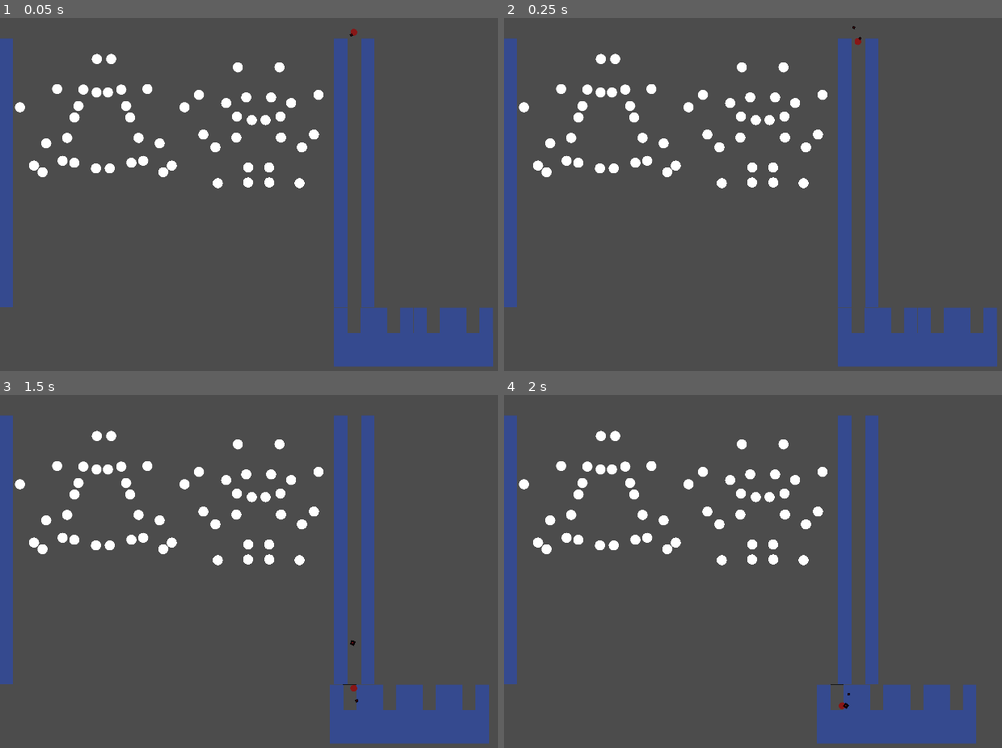
Above: before the commit, frames 1-4 (two rows, left to right).
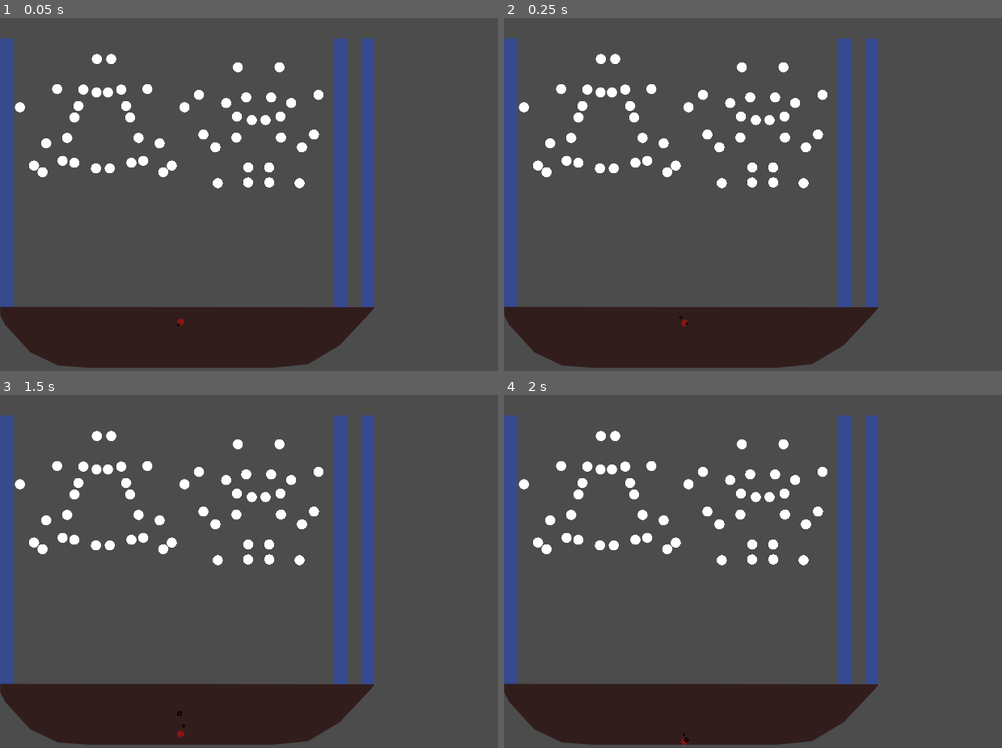
Above: after the commit, the same moments.

Repository: PaganSeaWitch/TechDemosForFunAndProfit
Game: Godot game, scene res://Scenes/plinko.tscn
Same seed, same stepped clock (60 frames per second), same inputs: the game is played once before the commit and once after it. The engine's default icon, where the game draws it, is replaced by a stand-in: a white triangle on a blue panel in a dark square.
Inputs (mouse positions are in pixels of both pictures, inside the frame that each line leads up to):
- Up to frame 1 (0.05 s): no input
- Up to frame 2 (0.25 s): no input
- Up to frame 3 (1.5 s): move the mouse to (253, 497) at 0.52 s; move the mouse to (249, 560) at 1.27 s
- Up to frame 4 (2 s): no input

The runs differ from the first frame. In frame 1, 15% of the frame differs, in the area x 0-100%, y 2-100%; in frame 2, 15%; in frame 3, 15%; in frame 4, 15%.

Commit message:
fixed issues

Diff:
--- /dev/null
+++ b/PARTICLES/GODOT/PARTICLES/BallCarrier.tscn
@@ -0,0 +1,33 @@
+[gd_scene load_steps=4 format=2]
+
+[ext_resource path="res://Wall.tscn" type="PackedScene" id=1]
+[ext_resource path="res://Scenes/BallCarrier.gd" type="Script" id=2]
+[ext_resource path="res://BallContainer.tscn" type="PackedScene" id=3]
+
+[node name="BallCarrier" type="Node2D" groups=[
+"BallCarrier",
+]]
+position = Vector2( 1193.41, 883.079 )
+script = ExtResource( 2 )
+__meta__ = {
+"_edit_group_": true
+}
+
+[node name="Wall3" type="StaticBody2D" parent="." instance=ExtResource( 1 )]
+position = Vector2( 36.4487, 134.246 )
+scale = Vector2( 23.7, 5 )
+__meta__ = {
+"_edit_group_": true
+}
+
+[node name="BallContainer4" type="Node2D" parent="." instance=ExtResource( 3 )]
+position = Vector2( -138.593, 4.71405 )
+
+[node name="BallContainer" type="Node2D" parent="." instance=ExtResource( 3 )]
+position = Vector2( -20.742, 4.714 )
+
+[node name="BallContainer2" type="Node2D" parent="." instance=ExtResource( 3 )]
+position = Vector2( 98.052, 4.714 )
+
+[node name="BallContainer3" type="Node2D" parent="." instance=ExtResource( 3 )]
+position = Vector2( 215.903, 4.714 )
--- a/PARTICLES/GODOT/PARTICLES/Scenes/Ball Scenes/Action Balls/ActionBall.tscn
+++ b/PARTICLES/GODOT/PARTICLES/Scenes/Ball Scenes/Action Balls/ActionBall.tscn
@@ -4,4 +4,6 @@
 [ext_resource path="res://Scripts/BallInheritenceTree/ActionBall.gd" type="Script" id=2]
 
 [node name="BALL" instance=ExtResource( 1 )]
+
+[node name="RigidBody2D" parent="." index="0"]
 script = ExtResource( 2 )
--- a/PARTICLES/GODOT/PARTICLES/Scenes/Ball Scenes/Action Balls/YellowPegBall.tscn
+++ b/PARTICLES/GODOT/PARTICLES/Scenes/Ball Scenes/Action Balls/YellowPegBall.tscn
@@ -4,4 +4,6 @@
 [ext_resource path="res://Scenes/Ball Scenes/BALL.tscn" type="PackedScene" id=2]
 
 [node name="BALL" instance=ExtResource( 2 )]
+
+[node name="RigidBody2D" parent="." index="0"]
 script = ExtResource( 1 )
--- a/PARTICLES/GODOT/PARTICLES/Scenes/Ball Scenes/Action Balls/YellowPegMoneyBall.tscn
+++ b/PARTICLES/GODOT/PARTICLES/Scenes/Ball Scenes/Action Balls/YellowPegMoneyBall.tscn
@@ -1,7 +1,90 @@
-[gd_scene load_steps=3 format=2]
+[gd_scene load_steps=11 format=2]
 
 [ext_resource path="res://Scenes/Ball Scenes/Action Balls/YellowPegBall.tscn" type="PackedScene" id=1]
 [ext_resource path="res://Scripts/BallInheritenceTree/YellowPegMoneyBall.gd" type="Script" id=2]
+[ext_resource path="res://icon.png" type="Texture" id=3]
+[ext_resource path="res://Scenes/Ball Scenes/BallInfo.gd" type="Script" id=4]
+[ext_resource path="res://Fonts/preview/Preview.otf" type="DynamicFontData" id=5]
 
-[node name="BALL" instance=ExtResource( 1 )]
+[sub_resource type="CircleShape2D" id=1]
+radius = 1.01718
+
+[sub_resource type="SphereMesh" id=2]
+
+[sub_resource type="Gradient" id=3]
+offsets = PoolRealArray( 0, 0.00431034 )
+colors = PoolColorArray( 0.537255, 0.0980392, 0.0980392, 1, 0.388235, 0.12549, 0.12549, 1 )
+
+[sub_resource type="GradientTexture" id=4]
+gradient = SubResource( 3 )
+width = 1
+
+[sub_resource type="DynamicFont" id=5]
+font_data = ExtResource( 5 )
+
+[node name="BALL" groups=[
+"Balls",
+] instance=ExtResource( 1 )]
+script = null
+
+[node name="RigidBody2D" type="RigidBody2D" parent="." index="0"]
 script = ExtResource( 2 )
+
+[node name="CollisionShape2D" type="CollisionShape2D" parent="RigidBody2D" index="0"]
+scale = Vector2( 10, 10 )
+shape = SubResource( 1 )
+
+[node name="mesh" type="MeshInstance2D" parent="RigidBody2D/CollisionShape2D" index="0"]
+mesh = SubResource( 2 )
+texture = SubResource( 4 )
+
+[node name="CPUParticles2D" type="CPUParticles2D" parent="." index="1"]
+rotation = 3.14159
+scale = Vector2( 0.1, 0.1 )
+amount = 2
+lifetime = 1.5
+speed_scale = 4.29
+randomness = 0.07
+local_coords = false
+texture = ExtResource( 3 )
+emission_shape = 2
+emission_rect_extents = Vector2( 100, -100 )
+direction = Vector2( 0, -1 )
+spread = 180.0
+gravity = Vector2( -0.2, -0.98 )
+angular_velocity = 41.44
+angular_velocity_random = 0.21
+linear_accel = 48.92
+linear_accel_random = 0.16
+angle = 97.3
+angle_random = 1.0
+scale_amount = 0.1
+scale_amount_random = 0.15
+color = Color( 0.945098, 0.0941176, 0.0941176, 1 )
+
+[node name="Control" type="Control" parent="." index="2"]
+visible = false
+margin_left = -98.0
+margin_top = -94.0
+margin_right = 74.0
+margin_bottom = -19.0
+script = ExtResource( 4 )
+__meta__ = {
+"_edit_use_anchors_": false
+}
+
+[node name="RichTextLabel" type="RichTextLabel" parent="Control" index="0"]
+anchor_left = 0.203
+anchor_top = 0.497
+anchor_right = 1.023
+anchor_bottom = 1.0
+margin_left = -0.0320663
+margin_top = -0.0340424
+margin_right = -0.072052
+margin_bottom = 0.240959
+custom_fonts/normal_font = SubResource( 5 )
+text = "Generic Ball
+Does Nothing"
+__meta__ = {
+"_edit_use_anchors_": false
+}
--- a/PARTICLES/GODOT/PARTICLES/Scenes/Ball Scenes/BALL.tscn
+++ b/PARTICLES/GODOT/PARTICLES/Scenes/Ball Scenes/BALL.tscn
@@ -5,45 +5,73 @@
 [ext_resource path="res://Scenes/Ball Scenes/BallInfo.gd" type="Script" id=3]
 [ext_resource path="res://Fonts/preview/Preview.otf" type="DynamicFontData" id=4]
 
-[sub_resource type="PhysicsMaterial" id=1]
-bounce = 1.0
+[sub_resource type="DynamicFont" id=5]
+font_data = ExtResource( 4 )
 
-[sub_resource type="CircleShape2D" id=2]
+[sub_resource type="PhysicsMaterial" id=6]
+
+[sub_resource type="CircleShape2D" id=1]
 radius = 1.01718
 
-[sub_resource type="SphereMesh" id=3]
+[sub_resource type="SphereMesh" id=2]
 
-[sub_resource type="Gradient" id=4]
+[sub_resource type="Gradient" id=3]
 offsets = PoolRealArray( 0, 0.00431034 )
 colors = PoolColorArray( 0.537255, 0.0980392, 0.0980392, 1, 0.388235, 0.12549, 0.12549, 1 )
 
-[sub_resource type="GradientTexture" id=5]
-gradient = SubResource( 4 )
+[sub_resource type="GradientTexture" id=4]
+gradient = SubResource( 3 )
 width = 1
 
-[sub_resource type="DynamicFont" id=6]
-font_data = ExtResource( 4 )
+[node name="BALL" type="Node2D"]
 
-[node name="BALL" type="RigidBody2D" groups=[
-"Balls",
+[node name="Node2D" type="Node2D" parent="."]
+
+[node name="Control" type="Control" parent="Node2D"]
+visible = false
+margin_left = -98.0
+margin_top = -94.0
+margin_right = 74.0
+margin_bottom = -19.0
+script = ExtResource( 3 )
+__meta__ = {
+"_edit_use_anchors_": false
+}
+
+[node name="RichTextLabel" type="RichTextLabel" parent="Node2D/Control"]
+anchor_left = 0.203
+anchor_top = 0.497
+anchor_right = 1.023
+anchor_bottom = 1.0
+margin_left = -0.0320663
+margin_top = -0.0340424
+margin_right = -0.072052
+margin_bottom = 0.240959
+custom_fonts/normal_font = SubResource( 5 )
+text = "Generic Ball
+Does Nothing"
+__meta__ = {
+"_edit_use_anchors_": false
+}
+
+[node name="BALL" type="RigidBody2D" parent="." groups=[
+"Ball",
 ]]
 input_pickable = true
-mass = 1668.54
-physics_material_override = SubResource( 1 )
-gravity_scale = 10.0
+physics_material_override = SubResource( 6 )
 contacts_reported = 5
 contact_monitor = true
 script = ExtResource( 2 )
 
-[node name="CollisionShape2D" type="CollisionShape2D" parent="."]
+[node name="CollisionShape2D" type="CollisionShape2D" parent="BALL"]
 scale = Vector2( 10, 10 )
-shape = SubResource( 2 )
+shape = SubResource( 1 )
 
-[node name="mesh" type="MeshInstance2D" parent="CollisionShape2D"]
-mesh = SubResource( 3 )
-texture = SubResource( 5 )
+[node name="mesh" type="MeshInstance2D" parent="BALL/CollisionShape2D"]
+mesh = SubResource( 2 )
+texture = SubResource( 4 )
 
-[node name="CPUParticles2D" type="CPUParticles2D" parent="."]
+[node name="CPUParticles2D" type="CPUParticles2D" parent="BALL"]
 rotation = 3.14159
 scale = Vector2( 0.1, 0.1 )
 amount = 2
@@ -67,33 +95,6 @@
 scale_amount_random = 0.15
 color = Color( 0.945098, 0.0941176, 0.0941176, 1 )
 
-[node name="Control" type="Control" parent="."]
-visible = false
-margin_left = -98.0
-margin_top = -94.0
-margin_right = 74.0
-margin_bottom = -19.0
-script = ExtResource( 3 )
-__meta__ = {
-"_edit_use_anchors_": false
-}
-
-[node name="RichTextLabel" type="RichTextLabel" parent="Control"]
-anchor_left = 0.203
-anchor_top = 0.497
-anchor_right = 1.023
-anchor_bottom = 1.0
-margin_left = -0.0320663
-margin_top = -0.0340424
-margin_right = -0.072052
-margin_bottom = 0.240959
-custom_fonts/normal_font = SubResource( 6 )
-text = "Generic Ball
-Does Nothing"
-__meta__ = {
-"_edit_use_anchors_": false
-}
-
-[connection signal="body_shape_entered" from="." to="." method="_on_BALL_body_shape_entered"]
-[connection signal="mouse_entered" from="." to="Control" method="_on_BALL_mouse_entered"]
-[connection signal="mouse_exited" from="." to="Control" method="_on_BALL_mouse_exited"]
+[connection signal="body_shape_entered" from="BALL" to="BALL" method="_on_BALL_body_shape_entered"]
+[connection signal="mouse_entered" from="BALL" to="Node2D/Control" method="_on_BALL_mouse_entered"]
+[connection signal="mouse_exited" from="BALL" to="Node2D/Control" method="_on_BALL_mouse_exited"]
--- a/PARTICLES/GODOT/PARTICLES/Scenes/Ball Scenes/BallInfo.gd
+++ b/PARTICLES/GODOT/PARTICLES/Scenes/Ball Scenes/BallInfo.gd
@@ -17,8 +17,9 @@
 
 
 func _on_BALL_mouse_entered():
+	print('turn on')
 	self.visible = true
 
 
 func _on_BALL_mouse_exited():
-		self.visible = false
+	self.visible = false
--- a/PARTICLES/GODOT/PARTICLES/Scenes/Ball Scenes/Paint Balls/PaintBall.tscn
+++ b/PARTICLES/GODOT/PARTICLES/Scenes/Ball Scenes/Paint Balls/PaintBall.tscn
@@ -4,4 +4,6 @@
 [ext_resource path="res://Scripts/BallInheritenceTree/PaintBall.gd" type="Script" id=2]
 
 [node name="BALL" instance=ExtResource( 1 )]
+
+[node name="RigidBody2D" parent="." index="0"]
 script = ExtResource( 2 )
--- a/PARTICLES/GODOT/PARTICLES/Scenes/Ball Scenes/Paint Balls/YellowPaintBall.tscn
+++ b/PARTICLES/GODOT/PARTICLES/Scenes/Ball Scenes/Paint Balls/YellowPaintBall.tscn
@@ -1,8 +1,89 @@
-[gd_scene load_steps=3 format=2]
+[gd_scene load_steps=11 format=2]
 
 [ext_resource path="res://Scripts/BallInheritenceTree/PaintYellowBall.gd" type="Script" id=1]
 [ext_resource path="res://Scenes/Ball Scenes/Paint Balls/PaintBall.tscn" type="PackedScene" id=2]
+[ext_resource path="res://icon.png" type="Texture" id=3]
+[ext_resource path="res://Scenes/Ball Scenes/BallInfo.gd" type="Script" id=4]
+[ext_resource path="res://Fonts/preview/Preview.otf" type="DynamicFontData" id=5]
 
-[node name="BALL" instance=ExtResource( 2 )]
-contacts_reported = 1
+[sub_resource type="CircleShape2D" id=1]
+radius = 1.01718
+
+[sub_resource type="SphereMesh" id=2]
+
+[sub_resource type="Gradient" id=3]
+offsets = PoolRealArray( 0, 0.00431034 )
+colors = PoolColorArray( 0.537255, 0.0980392, 0.0980392, 1, 0.388235, 0.12549, 0.12549, 1 )
+
+[sub_resource type="GradientTexture" id=4]
+gradient = SubResource( 3 )
+width = 1
+
+[sub_resource type="DynamicFont" id=5]
+font_data = ExtResource( 5 )
+
+[node name="BALL" groups=[
+"Balls",
+] instance=ExtResource( 2 )]
+
+[node name="RigidBody2D" parent="." index="0"]
 script = ExtResource( 1 )
+
+[node name="CollisionShape2D" type="CollisionShape2D" parent="RigidBody2D" index="0"]
+scale = Vector2( 10, 10 )
+shape = SubResource( 1 )
+
+[node name="mesh" type="MeshInstance2D" parent="RigidBody2D/CollisionShape2D" index="0"]
+mesh = SubResource( 2 )
+texture = SubResource( 4 )
+
+[node name="CPUParticles2D" type="CPUParticles2D" parent="." index="1"]
+rotation = 3.14159
+scale = Vector2( 0.1, 0.1 )
+amount = 2
+lifetime = 1.5
+speed_scale = 4.29
+randomness = 0.07
+local_coords = false
+texture = ExtResource( 3 )
+emission_shape = 2
+emission_rect_extents = Vector2( 100, -100 )
+direction = Vector2( 0, -1 )
+spread = 180.0
+gravity = Vector2( -0.2, -0.98 )
+angular_velocity = 41.44
+angular_velocity_random = 0.21
+linear_accel = 48.92
+linear_accel_random = 0.16
+angle = 97.3
+angle_random = 1.0
+scale_amount = 0.1
+scale_amount_random = 0.15
+color = Color( 0.945098, 0.0941176, 0.0941176, 1 )
+
+[node name="Control" type="Control" parent="." index="2"]
+visible = false
+margin_left = -98.0
+margin_top = -94.0
+margin_right = 74.0
+margin_bottom = -19.0
+script = ExtResource( 4 )
+__meta__ = {
+"_edit_use_anchors_": false
+}
+
+[node name="RichTextLabel" type="RichTextLabel" parent="Control" index="0"]
+anchor_left = 0.203
+anchor_top = 0.497
+anchor_right = 1.023
+anchor_bottom = 1.0
+margin_left = -0.0320663
+margin_top = -0.0340424
+margin_right = -0.072052
+margin_bottom = 0.240959
+custom_fonts/normal_font = SubResource( 5 )
+text = "Generic Ball
+Does Nothing"
+__meta__ = {
+"_edit_use_anchors_": false
+}
--- a/PARTICLES/GODOT/PARTICLES/Scenes/plinko.tscn
+++ b/PARTICLES/GODOT/PARTICLES/Scenes/plinko.tscn
@@ -1,10 +1,9 @@
-[gd_scene load_steps=7 format=2]
+[gd_scene load_steps=6 format=2]
 
 [ext_resource path="res://Scenes/RandomPegZoneTake2.tscn" type="PackedScene" id=1]
-[ext_resource path="res://Scenes/BallCarrier.gd" type="Script" id=2]
+[ext_resource path="res://Scenes/Ball Scenes/BALL.tscn" type="PackedScene" id=2]
 [ext_resource path="res://Scenes/GarbageCollector.tscn" type="PackedScene" id=3]
 [ext_resource path="res://Wall.tscn" type="PackedScene" id=5]
-[ext_resource path="res://BallContainer.tscn" type="PackedScene" id=6]
 [ext_resource path="res://Scenes/ballDropPosition.gd" type="Script" id=7]
 
 [node name="Node2D" type="Node2D"]
@@ -47,31 +46,6 @@
 [node name="Wall2" parent="." instance=ExtResource( 5 )]
 position = Vector2( 1011.83, 490.556 )
 
-[node name="BallCarrier" type="Node2D" parent="." groups=[
-"BallCarrier",
-]]
-position = Vector2( 1193.41, 883.079 )
-script = ExtResource( 2 )
-__meta__ = {
-"_edit_group_": true
-}
-
-[node name="Wall3" parent="BallCarrier" instance=ExtResource( 5 )]
-position = Vector2( 36.4487, 134.246 )
-scale = Vector2( 23.7, 5 )
-
-[node name="BallContainer4" parent="BallCarrier" instance=ExtResource( 6 )]
-position = Vector2( -138.593, 4.71405 )
-
-[node name="BallContainer" parent="BallCarrier" instance=ExtResource( 6 )]
-position = Vector2( -20.742, 4.714 )
-
-[node name="BallContainer2" parent="BallCarrier" instance=ExtResource( 6 )]
-position = Vector2( 98.052, 4.714 )
-
-[node name="BallContainer3" parent="BallCarrier" instance=ExtResource( 6 )]
-position = Vector2( 215.903, 4.714 )
-
 [node name="Wall3" parent="." instance=ExtResource( 5 )]
 position = Vector2( 1092.35, 490.557 )
 
@@ -82,4 +56,17 @@
 position = Vector2( 1050.99, 70.6309 )
 script = ExtResource( 7 )
 
-[connection signal="dropNext" from="BallCarrier" to="ballDropPosition" method="_on_BallCarrier_dropNext"]
+[node name="Polygon2D" type="Polygon2D" parent="."]
+position = Vector2( -0.0397034, -2.82526 )
+color = Color( 0.2, 0.117647, 0.117647, 1 )
+antialiased = true
+polygon = PoolVector2Array( 26.8356, 957.699, 89.6709, 1026.77, 172.538, 1065.86, 262.335, 1072.59, 809.348, 1072.59, 914.111, 1062.12, 1008.4, 1005.99, 1101.94, 906.469, 1111.66, 893.748, 0.427208, 892.251, 0.908008, 917.485, 15.1946, 945 )
+
+[node name="StaticBody2D" type="StaticBody2D" parent="Polygon2D"]
+
+[node name="CollisionPolygon2D" type="CollisionPolygon2D" parent="Polygon2D/StaticBody2D"]
+position = Vector2( 0, -0.839966 )
+polygon = PoolVector2Array( 1113.57, 894.107, 1009.41, 1004.98, 912.818, 1062.94, 812.864, 1073.86, 255.979, 1073.86, 171.144, 1067.98, 87.9893, 1028.5, 14.074, 947.023, 1.03966, 918.332, -0.293686, 894.665, 0.706314, 989.665, 53.5515, 1078.05, 1110.21, 1078.9 )
+
+[node name="BALL" parent="." instance=ExtResource( 2 )]
+position = Vector2( 536.499, 933.858 )
--- a/PARTICLES/GODOT/PARTICLES/Scripts/BallInheritenceTree/BALL.gd
+++ b/PARTICLES/GODOT/PARTICLES/Scripts/BallInheritenceTree/BALL.gd
@@ -24,3 +24,6 @@
 
 func flipGravity():
 	self.gravity_scale = -1 * self.gravity_scale
+
+func _physics_process(delta):
+	get_parent().get_child(0).global_position = self.global_position
